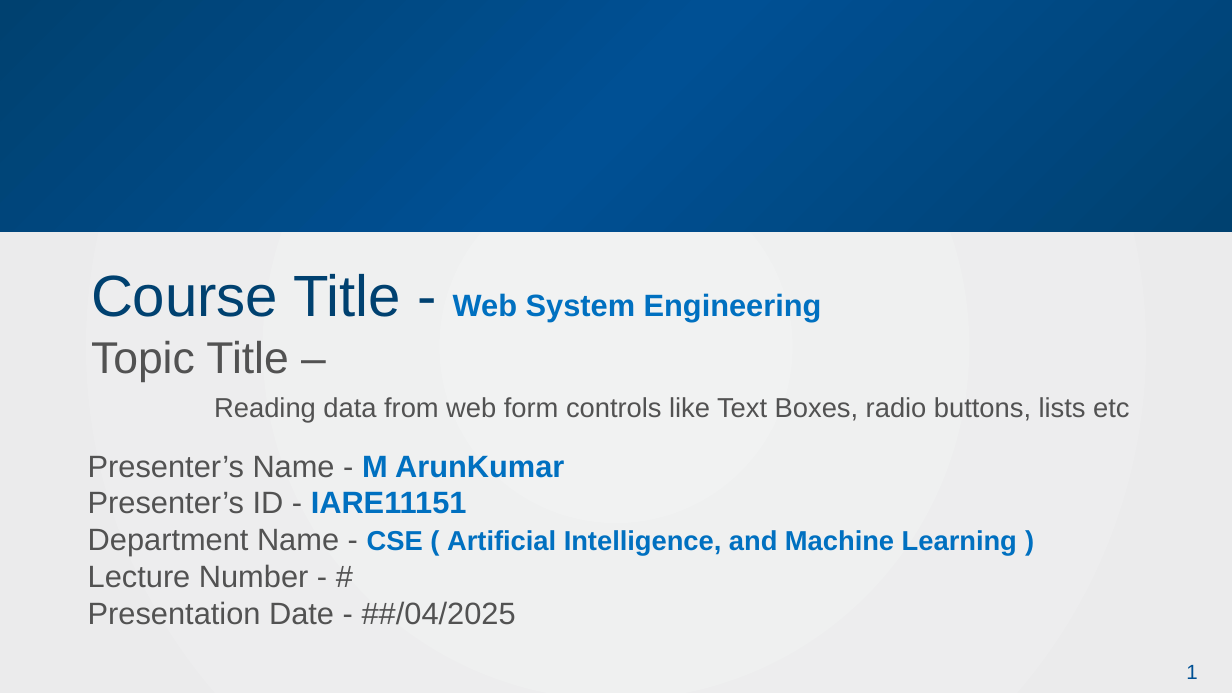
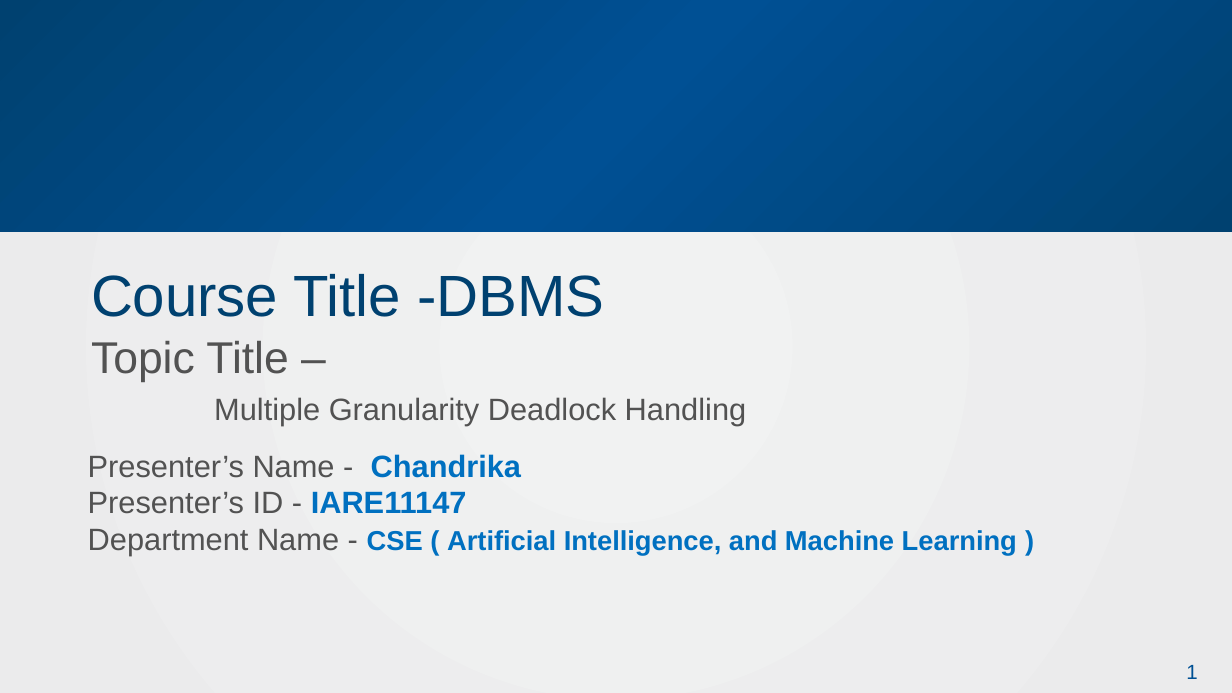
Before and after one commit to mkarun1122/WebSystemsEngineering, a slide deck: slide 1 of Module5 -Introduction to PHP/IARE_WSE05_4Reading data from web form controls like Text Boxes, radio buttons, lists etc.pptx. Drawn at 1232x693 pixels with LibreOffice and Linux fonts; fonts in the diff are those of the drawing; background and template pictures are left out. Boxes give left, top, right and bottom in pixels: in the first picture for what was removed or moved away, otherwise in the second. Text is boxed around its words. In the diff, an @@ line names an element or a change of style, - is before the commit and + after.

```diff
--- a/Module5 -Introduction to PHP/IARE_WSE05_4Reading data from web form controls like Text Boxes, radio buttons, lists etc.pptx
+++ b/Module5 -Introduction to PHP/IARE_WSE05_4Reading data from web form controls like Text Boxes, radio buttons, lists etc.pptx
@@ title at (91,274,604,317): text changed; size 18 to 34 pt; text colour #0070C0 to #004170; bold off @@
-Course Title - Web System Engineering
+Course Title -DBMS
@@ text at (214,397,747,425): text changed; size 16 to 18 pt @@
-Reading data from web form controls like Text Boxes, radio buttons, lists etc
+Multiple Granularity Deadlock Handling
@@ text at (88,454,521,514): text changed @@
-Presenter’s Name - M ArunKumar
-Presenter’s ID - IARE11151
+Presenter’s Name - Chandrika
+Presenter’s ID - IARE11147
@@ text at (88,564,516,625): paragraphs removed @@
-Lecture Number - #
-Presentation Date - ##/04/2025
```
Also in this commit, not shown: 5 slides added, 1 slide removed, 9 other files.
